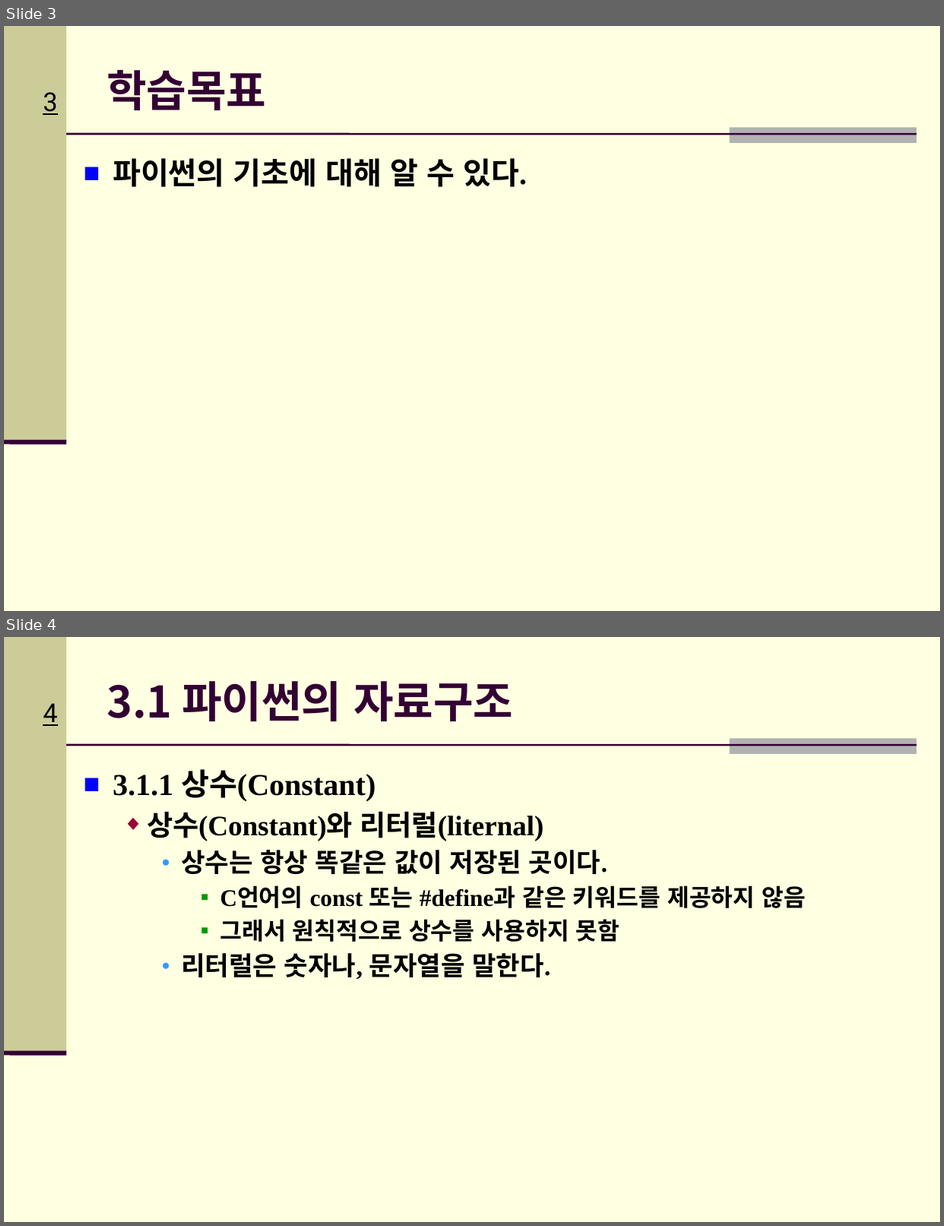
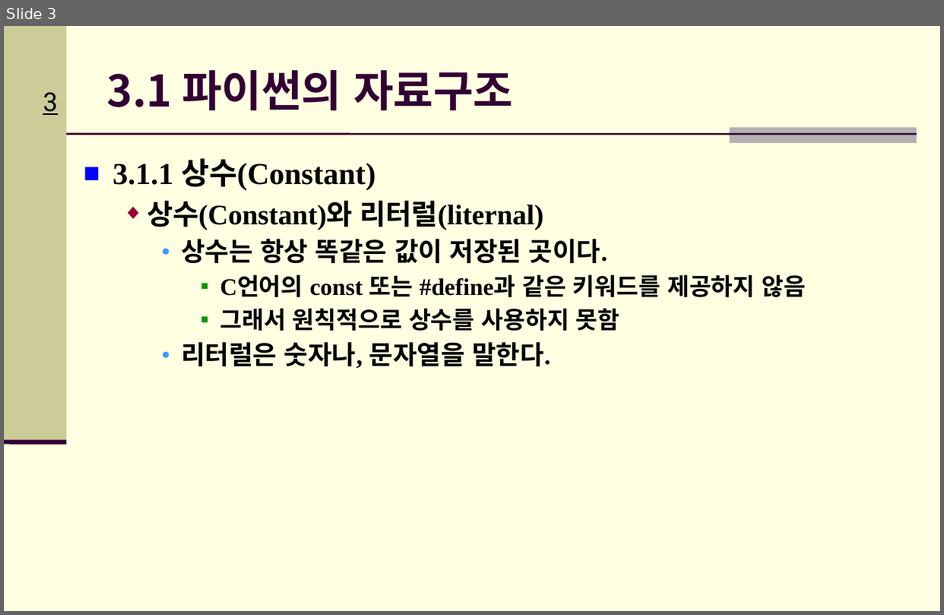
Before and after one commit to Hitbee-dev/OpenCV-Python, a slide deck: 2022-09-13/documents/CH_03_파이썬 기초_실습.pptx. Shown one above the other, each under a label of ours: slides 3 and 4 before the commit, slide 3 after it. The pictures are 944x1226 and 944x615 pixels, drawn with LibreOffice and Linux fonts; fonts in the diff are those of the drawing; background and template pictures are left out. Boxes give left, top, right and bottom in pixels: in the first picture for what was removed or moved away, otherwise in the second. Text is boxed around its words. In the diff, an @@ line names an element or a change of style, - is before the commit and + after.

```diff
--- a/2022-09-13/documents/CH_03_파이썬 기초_실습.pptx
+++ b/2022-09-13/documents/CH_03_파이썬 기초_실습.pptx
@@ slide 3 removed at [4, 26, 940, 611], background #FFFFE1; not listed: 5 template elements that a slide beside it also shows @@
@@ title removed at [107, 70, 267, 110] @@
-학습목표
@@ text removed at [113, 158, 528, 187] @@
-■ 파이썬의 기초에 대해 알 수 있다.
@@ what was slide 4 is now slide 3 @@
@@ page number at [43, 92, 57, 115]: text changed @@
-4
+3
```
Also in this commit, not shown: 3 slides changed, 7 slides added, 2 other slides removed, 2 other files.
